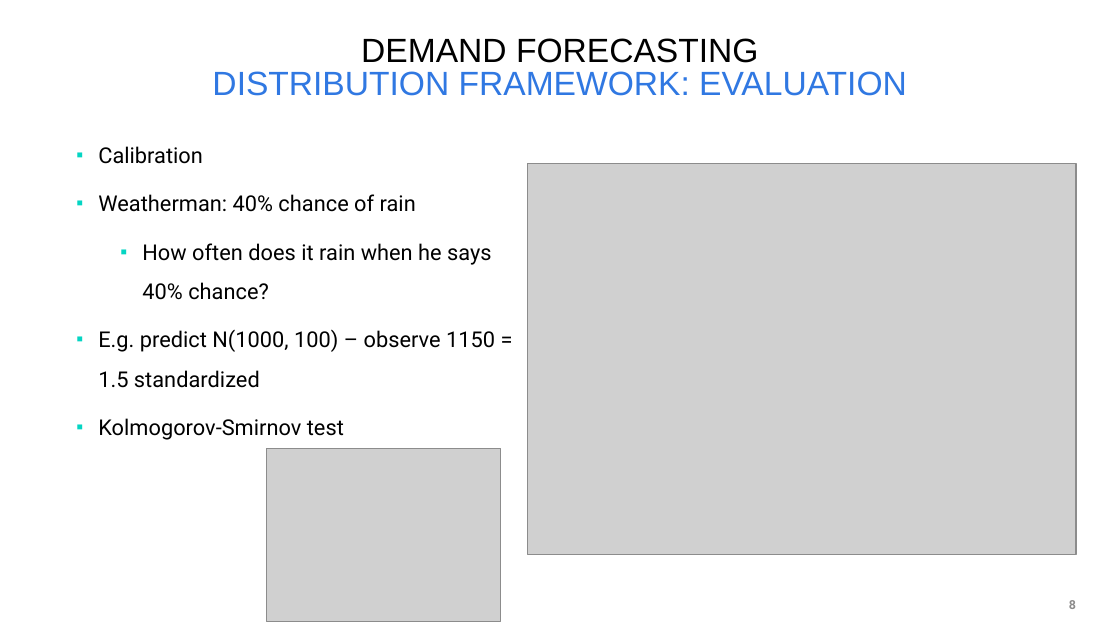
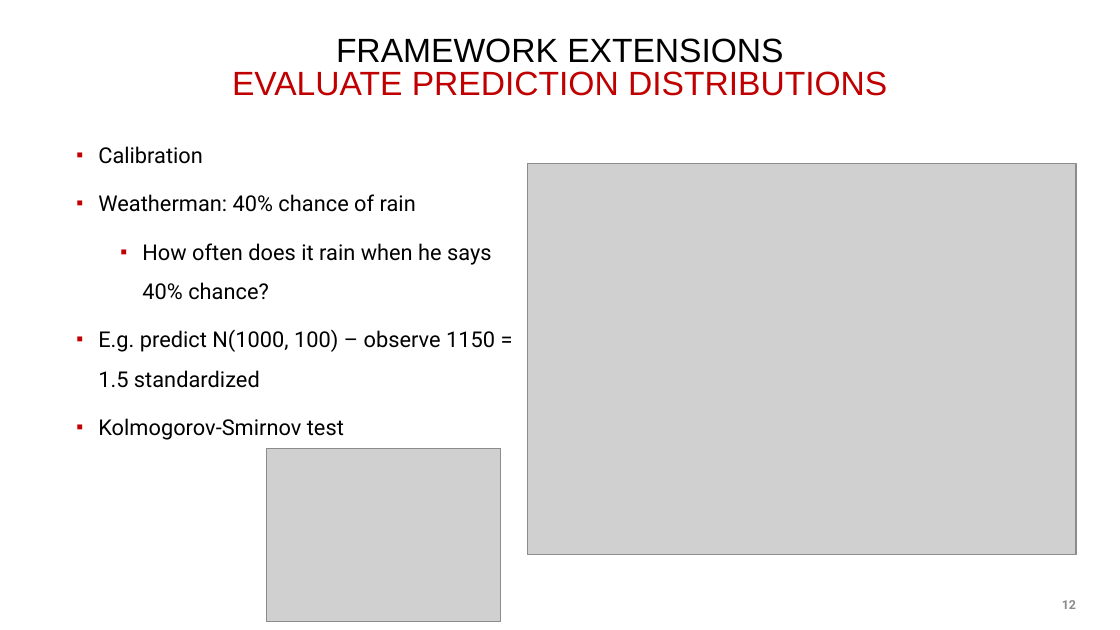
Before and after one commit to cwcomiskey/Misc, a slide deck: slide 12 of adidas/7June2019_putting.pptx (slide 8 before the commit). Drawn at 1120x630 pixels with LibreOffice and Linux fonts; fonts in the diff are those of the drawing; grey boxes stand for pictures; background and template pictures are left out. Boxes give left, top, right and bottom in pixels: in the first picture for what was removed or moved away, otherwise in the second. Text is boxed around its words. In the diff, an @@ line names an element or a change of style, - is before the commit and + after.

```diff
--- a/adidas/7June2019_putting.pptx
+++ b/adidas/7June2019_putting.pptx
@@ title at (232, 38, 887, 96): text changed; text colour #3078E2 to #C00000 @@
-DEMAND FORECASTING
-DISTRIBUTION FRAMEWORK: EVALUATION
+FRAMEWORK EXTENSIONS
+EVALUATE PREDICTION DISTRIBUTIONS
@@ text "Calibration" at (98, 146, 495, 440): bullet colour #04D5C3 to #C00000 @@
@@ page number at (1062, 600, 1076, 609): text changed @@
-8
+12
```
Also in this commit, not shown: 10 other slides changed, 2 slides added, 1 other file.
